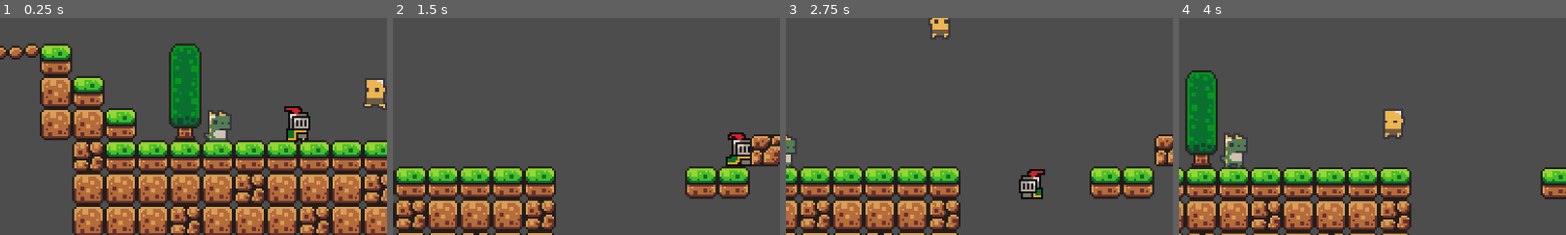
Above: before the commit, frames 1-4 (left to right).
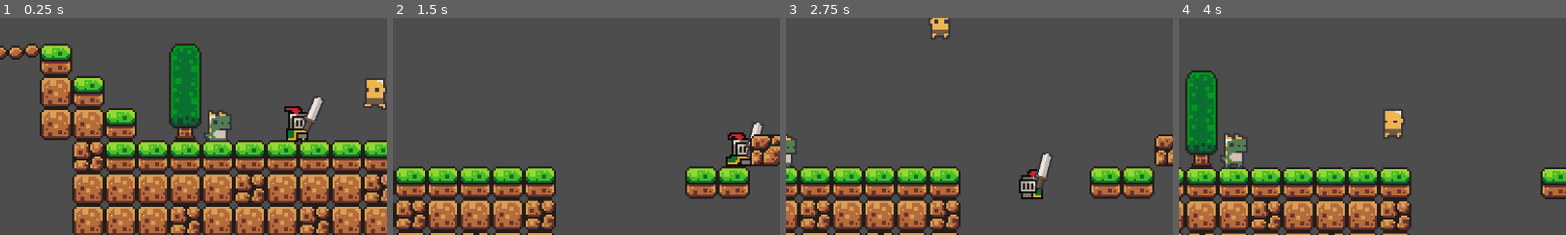
Above: after the commit, the same moments.

Repository: anhDNla/2D-Action-Adventure-Game-
Game: Godot game, scene res://Scenes/main.tscn
Same seed, same stepped clock (60 frames per second), same inputs: the game is played once before the commit and once after it.
Inputs (mouse positions are % of the whole screen's width and height, from its top left):
- Up to frame 1 (0.25 s): no input
- Up to frame 2 (1.5 s): move the mouse to (72, 45) at 0.52 s; press the mouse at (72, 45) at 0.53 s; hold Right (move_right) from 0.53 s (still down); tap Space (jump) at 0.77, 0.8, 1.07, 1.35 s; move the mouse to (30, 55) at 1.27 s; release the mouse at (30, 55) at 1.28 s
- Up to frame 3 (2.75 s): tap Space (jump) at 1.52, 1.82, 2.3 s; click (30, 55) at 1.55 s; move the mouse to (60, 28) at 2.02 s; release Right (move_right) at 2.03 s; press the mouse at (60, 28) at 2.03 s; hold Left (move_left) from 2.03 s (still down)
- Up to frame 4 (4 s): move the mouse to (45, 70) at 2.77 s; release Left (move_left) at 2.78 s; release the mouse at (45, 70) at 2.78 s; hold Right (move_right) from 2.78 s (still down); click (45, 70) at 2.85 s; tap Space (jump) at 3.02, 3.32, 3.6, 3.77 s; move the mouse to (80, 65) at 3.52 s
The pictures show only the part of the screen within x 12-61%, y 38-88%; the shares and areas given below are measured in that part.

The runs differ from the first frame. In frame 1, 0.4% of the frame differs, in the area x 77-84%, y 36-53%; in frame 2, 0.2%; in frame 3, 0.3%; in frame 4, nothing differs.

Commit message:
Added Weapon Animations
Added basic weapon animation and hitboxes. additional script will be added later to handle direction

Diff:
--- /dev/null
+++ b/Scenes/Weapon.gd
@@ -0,0 +1,6 @@
+extends Area2D
+
+@onready var anim = $Swing
+
+func attack():
+	anim.play("SwingAnimation")
--- a/Scenes/player.tscn
+++ b/Scenes/player.tscn
@@ -1,7 +1,9 @@
-[gd_scene load_steps=27 format=3 uid="uid://vs21iad1vuyu"]
+[gd_scene load_steps=33 format=3 uid="uid://vs21iad1vuyu"]
 
 [ext_resource type="Script" path="res://Scripts/player.gd" id="1_i4gck"]
 [ext_resource type="Texture2D" uid="uid://blq3t8bqis7ly" path="res://Assets/Camelot/knight.png" id="1_vr5ny"]
+[ext_resource type="Texture2D" uid="uid://c1veqbcsr31ps" path="res://Assets/Dungeon Assets/weapons_.png" id="3_dhs1c"]
+[ext_resource type="Script" path="res://Scenes/Weapon.gd" id="3_onaxi"]
 
 [sub_resource type="AtlasTexture" id="AtlasTexture_xq3pa"]
 atlas = ExtResource("1_vr5ny")
@@ -175,6 +177,94 @@
 [sub_resource type="RectangleShape2D" id="RectangleShape2D_b0djy"]
 size = Vector2(15, 20)
 
+[sub_resource type="Animation" id="Animation_q3ahr"]
+resource_name = "SwingAnimation"
+length = 0.3
+tracks/0/type = "value"
+tracks/0/imported = false
+tracks/0/enabled = true
+tracks/0/path = NodePath("Sprite2D:position")
+tracks/0/interp = 1
+tracks/0/loop_wrap = true
+tracks/0/keys = {
+"times": PackedFloat32Array(0, 0.1, 0.2, 0.3),
+"transitions": PackedFloat32Array(1, 1, 1, 1),
+"update": 0,
+"values": [Vector2(7, -14), Vector2(12, -9), Vector2(12, -3), Vector2(6, -14)]
+}
+tracks/1/type = "value"
+tracks/1/imported = false
+tracks/1/enabled = true
+tracks/1/path = NodePath("Sprite2D:rotation")
+tracks/1/interp = 1
+tracks/1/loop_wrap = true
+tracks/1/keys = {
+"times": PackedFloat32Array(0, 0.1, 0.2, 0.3),
+"transitions": PackedFloat32Array(1, 1, 1, 1),
+"update": 0,
+"values": [0.397935, 1.25315, 2.13454, 0.260054]
+}
+tracks/2/type = "value"
+tracks/2/imported = false
+tracks/2/enabled = true
+tracks/2/path = NodePath("CollisionShape2D:disabled")
+tracks/2/interp = 1
+tracks/2/loop_wrap = true
+tracks/2/keys = {
+"times": PackedFloat32Array(0, 0.3),
+"transitions": PackedFloat32Array(1, 1),
+"update": 1,
+"values": [false, true]
+}
+
+[sub_resource type="Animation" id="Animation_ieb7t"]
+length = 0.001
+tracks/0/type = "value"
+tracks/0/imported = false
+tracks/0/enabled = true
+tracks/0/path = NodePath("Sprite2D:position")
+tracks/0/interp = 1
+tracks/0/loop_wrap = true
+tracks/0/keys = {
+"times": PackedFloat32Array(0),
+"transitions": PackedFloat32Array(1),
+"update": 0,
+"values": [Vector2(7, -14)]
+}
+tracks/1/type = "value"
+tracks/1/imported = false
+tracks/1/enabled = true
+tracks/1/path = NodePath("Sprite2D:rotation")
+tracks/1/interp = 1
+tracks/1/loop_wrap = true
+tracks/1/keys = {
+"times": PackedFloat32Array(0),
+"transitions": PackedFloat32Array(1),
+"update": 0,
+"values": [0.397935]
+}
+tracks/2/type = "value"
+tracks/2/imported = false
+tracks/2/enabled = true
+tracks/2/path = NodePath("CollisionShape2D:disabled")
+tracks/2/interp = 1
+tracks/2/loop_wrap = true
+tracks/2/keys = {
+"times": PackedFloat32Array(0),
+"transitions": PackedFloat32Array(1),
+"update": 1,
+"values": [false]
+}
+
+[sub_resource type="AnimationLibrary" id="AnimationLibrary_0bo6h"]
+_data = {
+"RESET": SubResource("Animation_ieb7t"),
+"SwingAnimation": SubResource("Animation_q3ahr")
+}
+
+[sub_resource type="RectangleShape2D" id="RectangleShape2D_ugv1e"]
+size = Vector2(14, 20)
+
 [node name="Player" type="CharacterBody2D" groups=["Player"]]
 script = ExtResource("1_i4gck")
 
@@ -182,7 +272,7 @@
 texture_filter = 1
 position = Vector2(0, -12)
 sprite_frames = SubResource("SpriteFrames_4bi4v")
-animation = &"jump"
+animation = &"idle"
 autoplay = "idle"
 
 [node name="CollisionShape2D" type="CollisionShape2D" parent="."]
@@ -195,4 +285,25 @@
 position = Vector2(-0.5, -9)
 shape = SubResource("RectangleShape2D_b0djy")
 
+[node name="Weapon" type="Area2D" parent="."]
+script = ExtResource("3_onaxi")
+
+[node name="Sprite2D" type="Sprite2D" parent="Weapon"]
+texture_filter = 1
+position = Vector2(7, -14)
+rotation = 0.397935
+scale = Vector2(0.983333, 0.958333)
+texture = ExtResource("3_dhs1c")
+region_enabled = true
+region_rect = Rect2(26.483, 2.7567, 6.75652, 19.0534)
+
+[node name="Swing" type="AnimationPlayer" parent="Weapon"]
+libraries = {
+"": SubResource("AnimationLibrary_0bo6h")
+}
+
+[node name="CollisionShape2D" type="CollisionShape2D" parent="Weapon"]
+position = Vector2(14, -9)
+shape = SubResource("RectangleShape2D_ugv1e")
+
 [connection signal="body_entered" from="Collision" to="." method="_on_collision_body_entered"]
--- a/Scripts/player.gd
+++ b/Scripts/player.gd
@@ -9,6 +9,7 @@
 
 @onready var animated_sprite = $AnimatedSprite2D
 @onready var spawn_point = %SpawnPoint
+@onready var weapon = $Weapon
 
 func _physics_process(delta):
 	# Add the gravity.
@@ -45,6 +46,11 @@
 
 	move_and_slide()
 
+
+func _unhandled_input(event: InputEvent) -> void:
+	if event.is_action_pressed("Attack"):
+		weapon.attack()
+
 func death_tween():
 	var tween = create_tween()
 	tween.tween_property(self, "scale", Vector2.ZERO, 0.15)
--- a/project.godot
+++ b/project.godot
@@ -38,3 +38,8 @@
 , Object(InputEventKey,"resource_local_to_scene":false,"resource_name":"","device":-1,"window_id":0,"alt_pressed":false,"shift_pressed":false,"ctrl_pressed":false,"meta_pressed":false,"pressed":false,"keycode":0,"physical_keycode":65,"key_label":0,"unicode":97,"echo":false,"script":null)
 ]
 }
+Attack={
+"deadzone": 0.5,
+"events": [Object(InputEventMouseButton,"resource_local_to_scene":false,"resource_name":"","device":-1,"window_id":0,"alt_pressed":false,"shift_pressed":false,"ctrl_pressed":false,"meta_pressed":false,"button_mask":0,"position":Vector2(0, 0),"global_position":Vector2(0, 0),"factor":1.0,"button_index":1,"canceled":false,"pressed":false,"double_click":false,"script":null)
+]
+}
